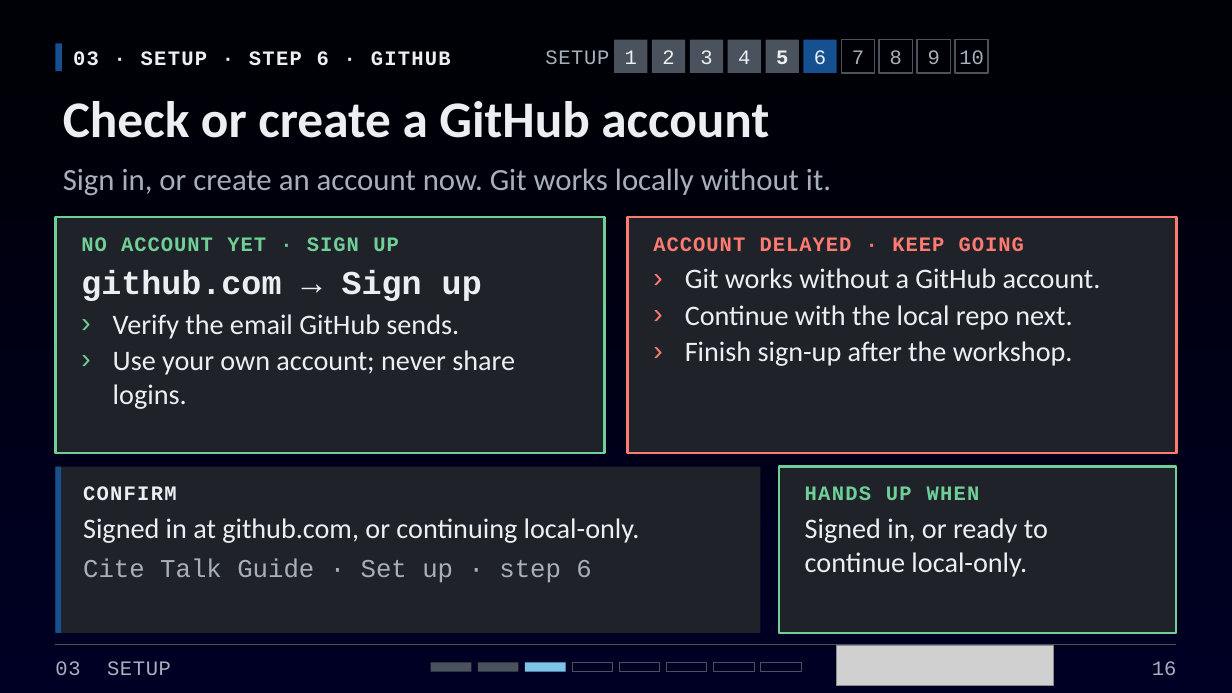
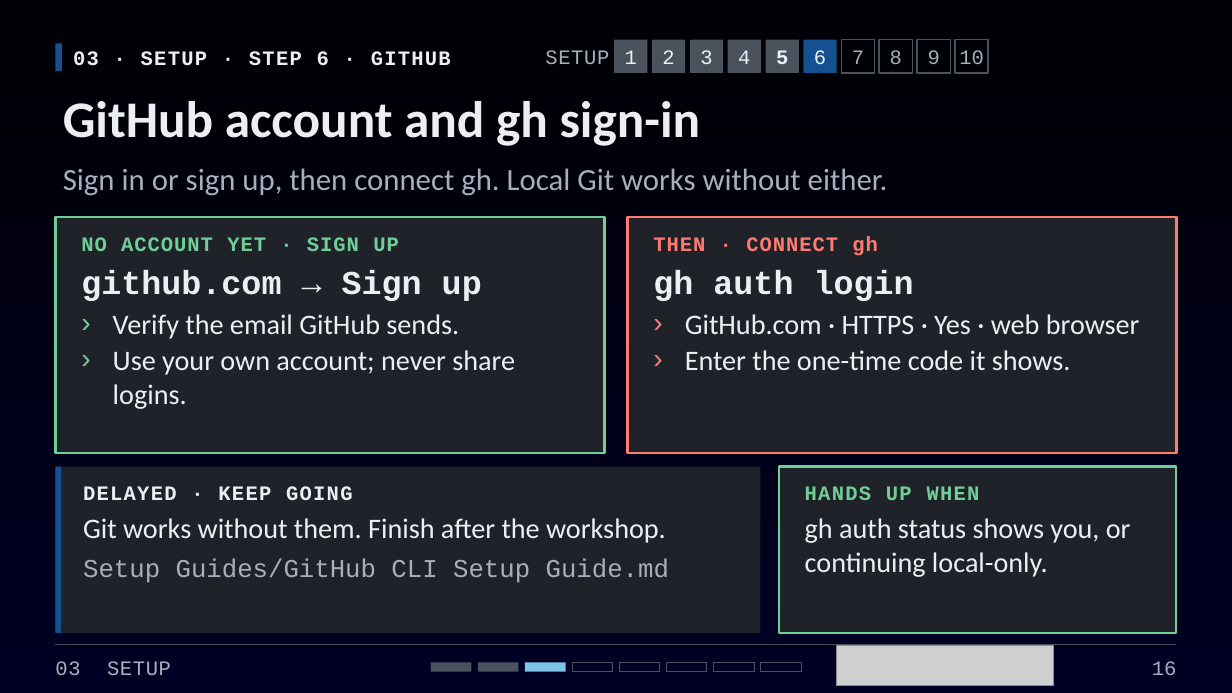
Before and after one commit to OCDEkr/Cite-Talk-2026, a slide deck: slide 16 of CITE-2026-AI-Cybersecurity-Workshop.pptx. Drawn at 1232x693 pixels with LibreOffice and Linux fonts; fonts in the diff are those of the drawing; grey boxes stand for pictures. Boxes give left, top, right and bottom in pixels: in the first picture for what was removed or moved away, otherwise in the second. Text is boxed around its words. In the diff, an @@ line names an element or a change of style, - is before the commit and + after.

```diff
--- a/CITE-2026-AI-Cybersecurity-Workshop.pptx
+++ b/CITE-2026-AI-Cybersecurity-Workshop.pptx
@@ title at (63,101,701,146): text changed @@
-Check or create a GitHub account
+GitHub account and gh sign-in
@@ text at (63,168,888,196): text changed @@
-Sign in, or create an account now. Git works locally without it.
+Sign in or sign up, then connect gh. Local Git works without either.
@@ text at (653,236,1140,370): text changed @@
-ACCOUNT DELAYED · KEEP GOING
-› Git works without a GitHub account.
-› Continue with the local repo next.
-› Finish sign-up after the workshop.
+THEN · CONNECT gh
+gh auth login
+› GitHub.com · HTTPS · Yes · web browser
+› Enter the one-time code it shows.
@@ text at (83,486,669,583): text changed; font Calibri to Courier New @@
-CONFIRM
-Signed in at github.com, or continuing local-only.
-Cite Talk Guide · Set up · step 6
+DELAYED · KEEP GOING
+Git works without them. Finish after the workshop.
+Setup Guides/GitHub CLI Setup Guide.md
@@ text at (805,518,1131,577): text changed @@
-Signed in, or ready to continue local-only.
+gh auth status shows you, or continuing local-only.
```
Also in this commit, not shown: 4 other slides changed, 9 other files.
